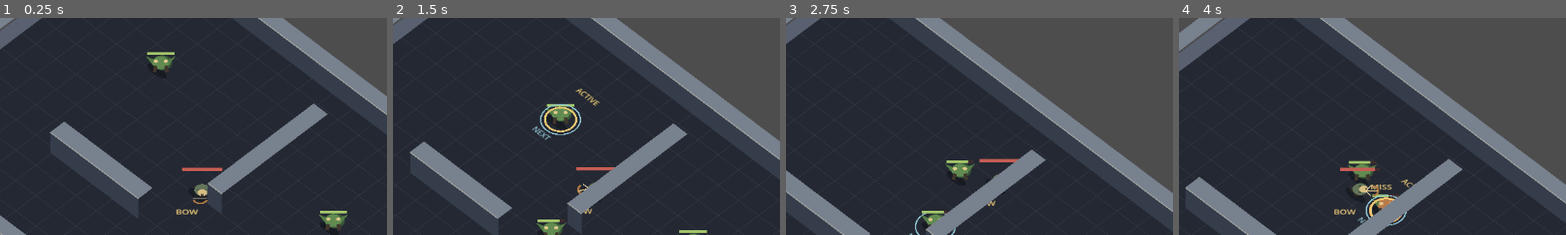
Above: before the commit, frames 1-4 (left to right).
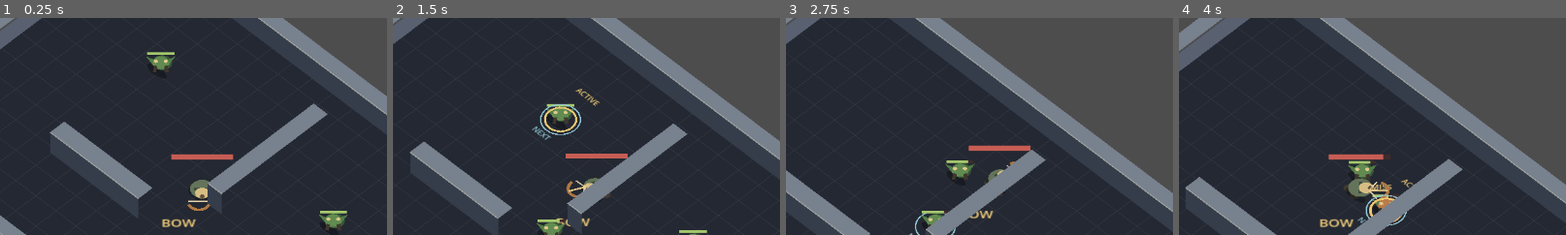
Above: after the commit, the same moments.

Repository: Jonty303/Project-Gauntlands
Game: Godot game, scene res://scenes/main.tscn
Two runs of this game, one before a commit and one after it. Both use one fixed random seed, a clock stepped at 60 frames per second and the inputs below.
Inputs (mouse positions are % of the whole screen's width and height, from its top left):
- Up to frame 1 (0.25 s): no input
- Up to frame 2 (1.5 s): tap Enter (ui_accept) at 0.5 s; drag from (9, 85) to (60, 28) at 0.52 s; drag from (92, 86) to (45, 70) at 1.27 s
- Up to frame 3 (2.75 s): move the mouse to (60, 28) at 2.02 s; hold D (move_right) from 2.03 s (still down); tap Q (target_previous) at 2.1 s
- Up to frame 4 (4 s): release D (move_right) at 2.75 s; drag from (45, 70) to (20, 35) at 2.77 s; move the mouse to (80, 65) at 3.52 s; hold A (move_left) from 3.53 s (still down); hold Space (attack) from 3.53 s (still down); tap Enter (ui_accept) at 3.77 s
The pictures show only the part of the screen within x 24-74%, y 10-60%; the shares and areas given below are measured in that part.

The runs differ from the first frame. In frame 1, 1.4% of the frame differs, in the area x 41-61%, y 62-97%; in frame 2, 1.0%; in frame 3, 0.9%; in frame 4, 1.4%, in the area x 36-55%, y 62-97%.

Commit message:
Enlarge upright adventurer visual without modifying physics collision

Diff:
--- a/scripts/player.gd
+++ b/scripts/player.gd
@@ -222,7 +222,7 @@
     shot_recoil = move_toward(shot_recoil, 0.0, delta * 5.0)
 
 func _draw() -> void:
-    draw_set_transform(Vector2.ZERO, -PI / 4.0)
+    draw_set_transform(Vector2.ZERO, -PI / 4.0, Vector2(1.55, 1.55))
     draw_rect(Rect2(-28, -45, 56, 6), Color("#402b2b"))
     draw_rect(Rect2(-28, -45, 56.0 * health / MAX_HEALTH, 6), Color("#c65d54"))
     if defeated:
@@ -249,7 +249,7 @@
 
     draw_set_transform(Vector2(0, 9), 0.0, Vector2(1.0, 0.4))
     draw_circle(Vector2.ZERO, 18.0, Color(0.03, 0.04, 0.05, 0.4))
-    draw_set_transform(Vector2.ZERO, -PI / 4.0)
+    draw_set_transform(Vector2.ZERO, -PI / 4.0, Vector2(1.55, 1.55))
     var torso_center := forward * (1.5 - shot_recoil * 2.5 - bounce) - Vector2(0, 5)
     draw_circle(torso_center, 11.0, Color("#64745a"))
     draw_line(torso_center - side * 7.0, torso_center + side * 7.0, Color("#394b3c"), 3.0)
